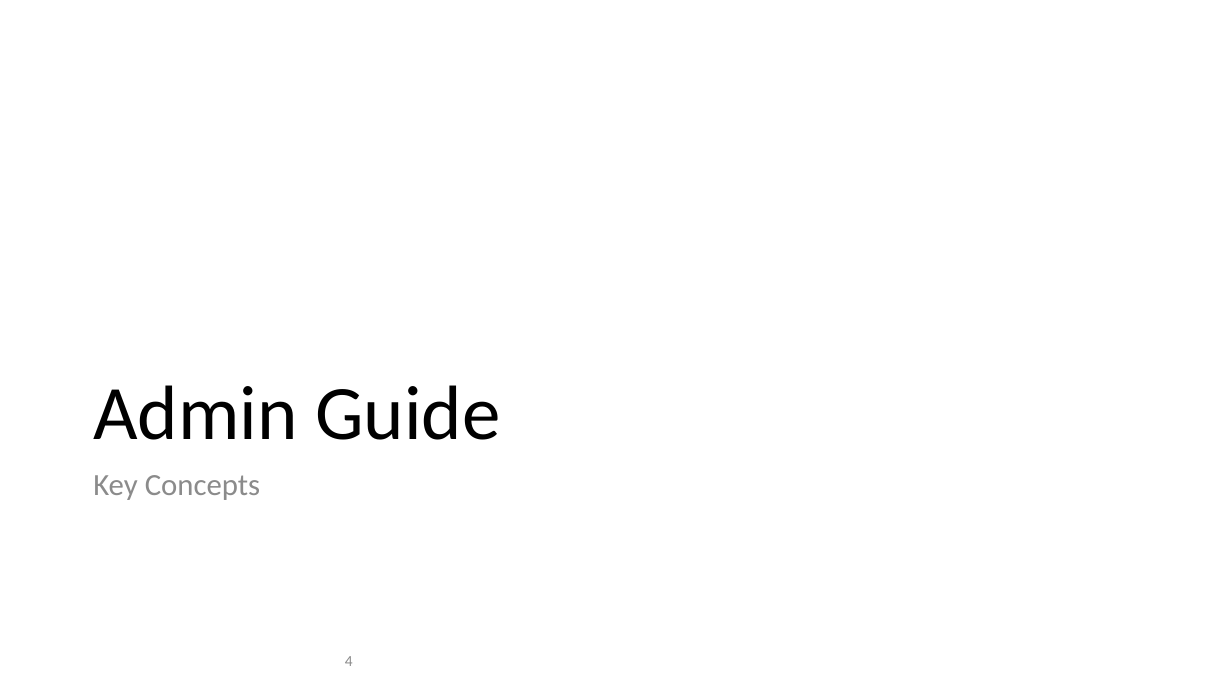
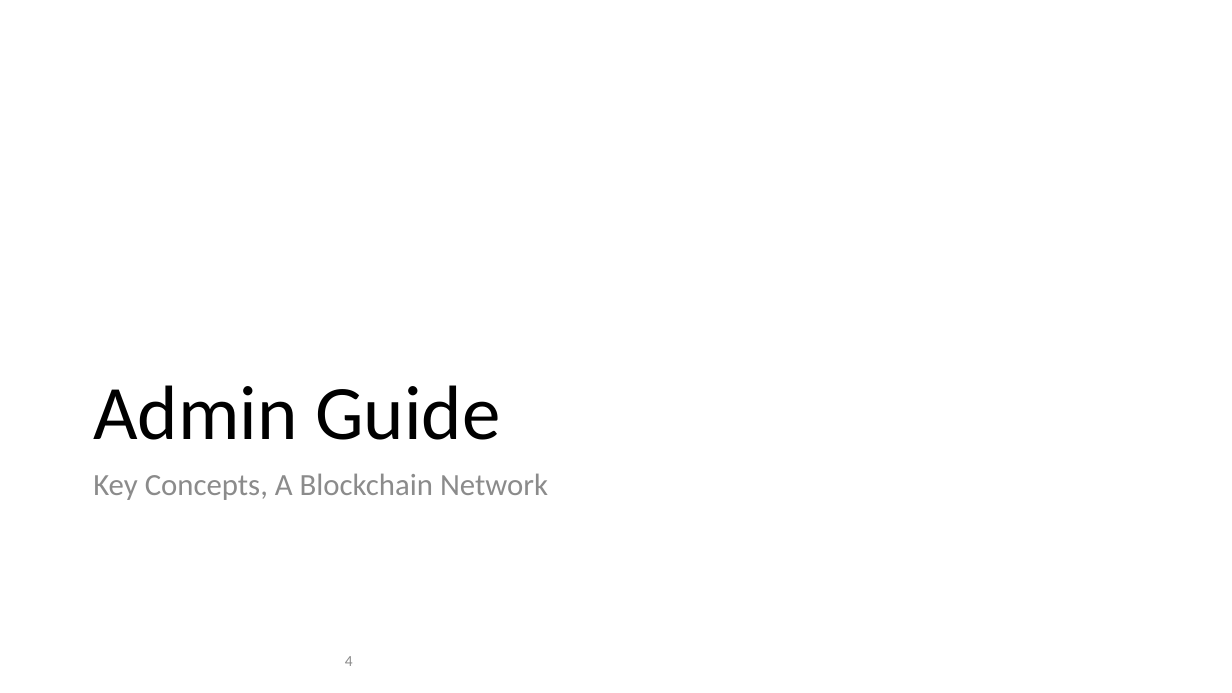
Before and after one commit to FabricTOC/FabricTOC, a slide deck: slide 4 of docs/OtherSourceMaterial/Diagrams.pptx. Drawn at 1232x693 pixels with LibreOffice and Linux fonts; fonts in the diff are those of the drawing. Boxes give left, top, right and bottom in pixels: in the first picture for what was removed or moved away, otherwise in the second. Text is boxed around its words. In the diff, an @@ line names an element or a change of style, - is before the commit and + after.

Commit message:
Chain of Trust concept

```diff
--- a/docs/OtherSourceMaterial/Diagrams.pptx
+++ b/docs/OtherSourceMaterial/Diagrams.pptx
@@ text at bbox=[93, 473, 548, 500]: text changed @@
-Key Concepts
+Key Concepts, A Blockchain Network
```
Also in this commit, not shown: 2 other slides changed, 1 slide added, 3 other files.
